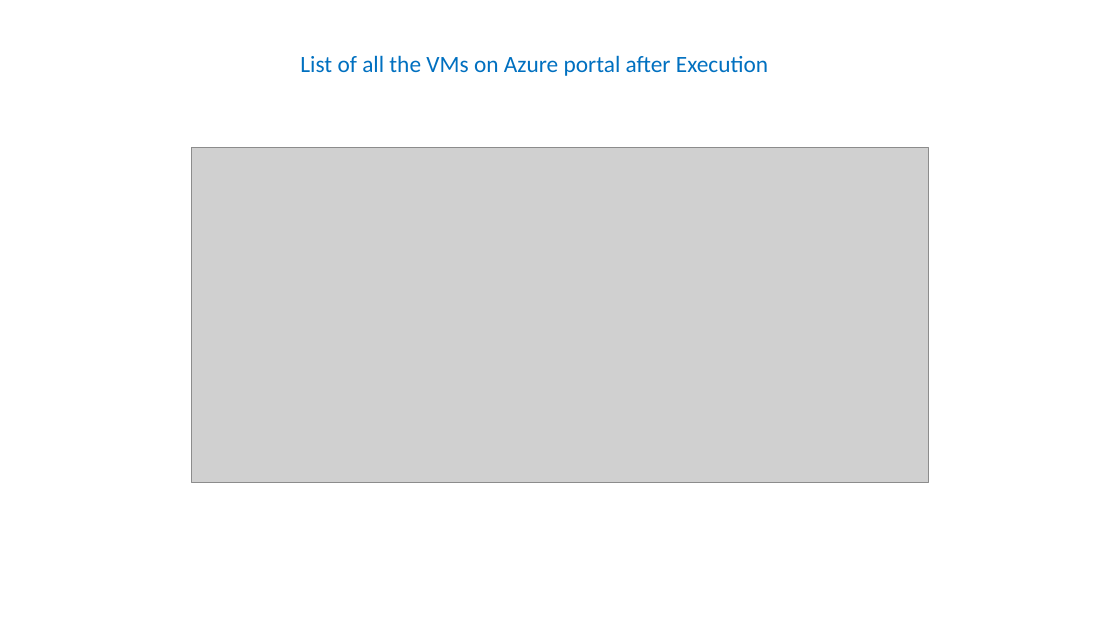
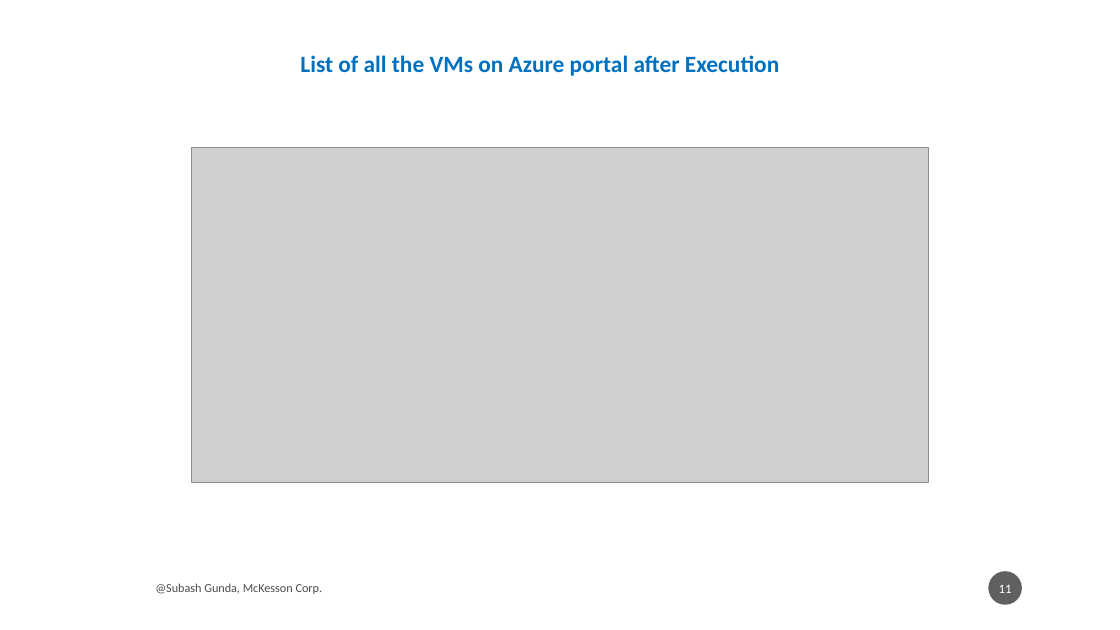
Before and after one commit to subhashgunda/deepazuremck, a slide deck: slide 11 of AzureTrafficManager_SubhashGunda.pptx. Drawn at 1120x630 pixels with LibreOffice and Linux fonts; fonts in the diff are those of the drawing; grey boxes stand for pictures. Boxes give left, top, right and bottom in pixels: in the first picture for what was removed or moved away, otherwise in the second. Text is boxed around its words. In the diff, an @@ line names an element or a change of style, - is before the commit and + after.

```diff
--- a/AzureTrafficManager_SubhashGunda.pptx
+++ b/AzureTrafficManager_SubhashGunda.pptx
@@ text "List of all the VMs ..." at bbox=[300, 55, 779, 76]: bold on @@
@@ text added at bbox=[155, 583, 323, 594], 10.5 pt, text #000000 at 70% opacity @@
+@Subash Gunda, McKesson Corp.
@@ page number added at bbox=[989, 571, 1023, 605], fill #1D1D1D at 70% opacity, 11 pt, text #FFFFFF @@
+11
```
Also in this commit, not shown: 22 other slides changed, 6 slides added, 2 slides removed, 1 other file.
